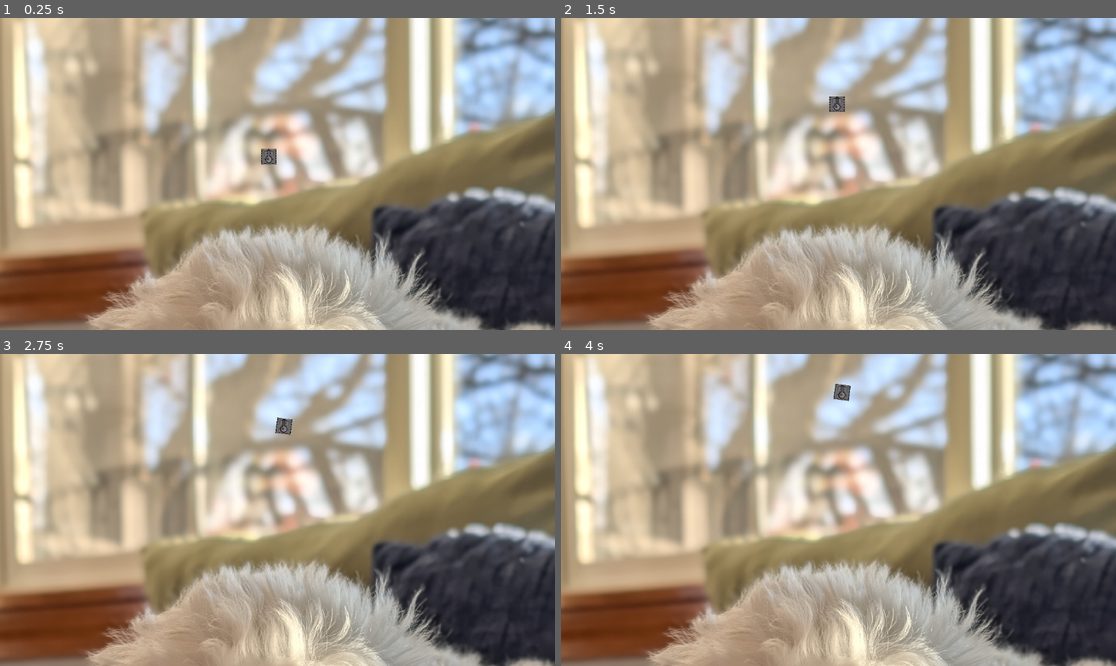
Above: before the commit, frames 1-4 (two rows, left to right).
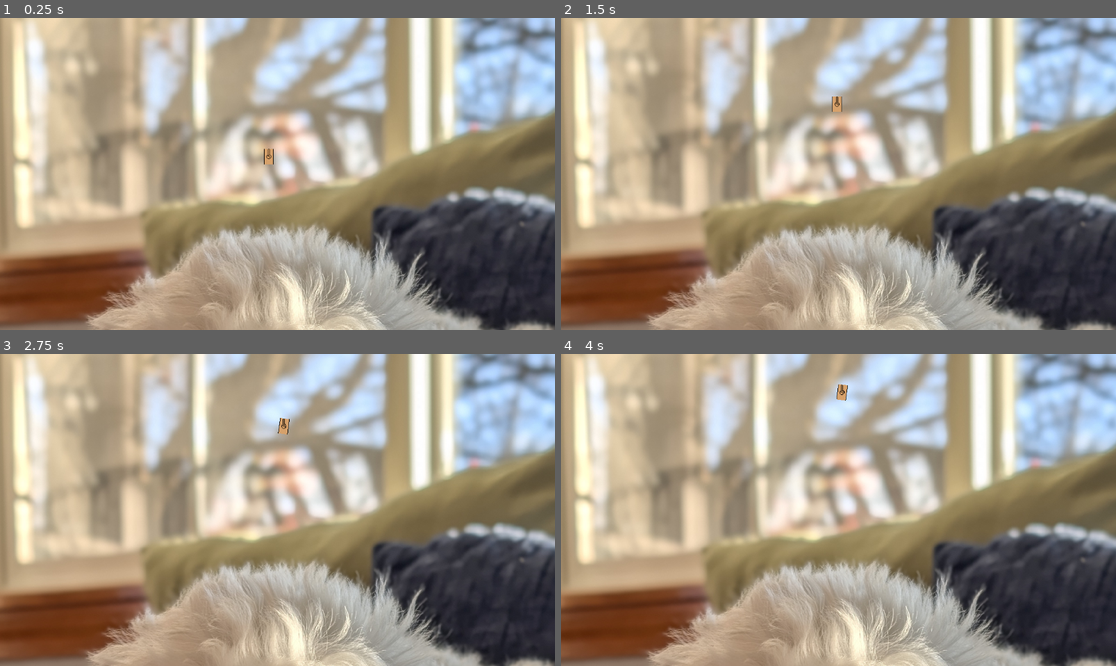
Above: after the commit, the same moments.

Repository: nmfightmaster/tank-survivor
Game: Godot game, scene res://scenes/world.tscn
Two runs of this game, one before a commit and one after it. Both use one fixed random seed, a clock stepped at 60 frames per second and the inputs below.
Inputs:
- Up to frame 1 (0.25 s): no input
- Up to frame 2 (1.5 s): tap Enter at 0.5 s; hold W (move_forward) 0.53-1.28 s; tap D (turn_clockwise) at 0.6 s; hold S (move_backward) from 1.28 s (still down); tap A (turn_counter_clockwise) at 1.35 s
- Up to frame 3 (2.75 s): release S (move_backward) at 2.03 s; hold W (move_forward) from 2.03 s (still down); tap D (turn_clockwise) at 2.1 s
- Up to frame 4 (4 s): tap A (turn_counter_clockwise) at 2.85 s; release W (move_forward) at 3.53 s; hold S (move_backward) from 3.53 s (still down); tap D (turn_clockwise) at 3.6 s

The runs differ from the first frame. In frame 1, 0.1% of the frame differs, in the area x 47-50%, y 41-47%; in frame 2, 0.1%; in frame 3, 0.1%; in frame 4, 0.1%, in the area x 49-53%, y 9-16%.

Commit message:
more visual updates

Diff:
--- a/project.godot
+++ b/project.godot
@@ -41,3 +41,9 @@
 , Object(InputEventKey,"resource_local_to_scene":false,"resource_name":"","device":-1,"window_id":0,"alt_pressed":false …(186 unchanged characters)…
 ]
 }
+
+[rendering]
+
+textures/canvas_textures/default_texture_filter=0
+textures/decals/filter=0
+textures/light_projectors/filter=0
--- a/scenes/player.tscn
+++ b/scenes/player.tscn
@@ -5,10 +5,10 @@
 [ext_resource type="Texture2D" uid="uid://gv36e3ouo0kq" path="res://sprites/turret.png" id="3_qhqgy"]
 
 [sub_resource type="BoxMesh" id="BoxMesh_g2els"]
-size = Vector3(32, 32, 0)
+size = Vector3(20, 32, 0)
 
 [sub_resource type="RectangleShape2D" id="RectangleShape2D_qhqgy"]
-size = Vector2(32, 32)
+size = Vector2(20, 32)
 
 [node name="Player" type="CharacterBody2D"]
 script = ExtResource("1_g2els")
Binary file changed: sprites/tank.aseprite
Binary file changed: sprites/tank.png
Binary file changed: sprites/turret.aseprite
Binary file changed: sprites/turret.png
